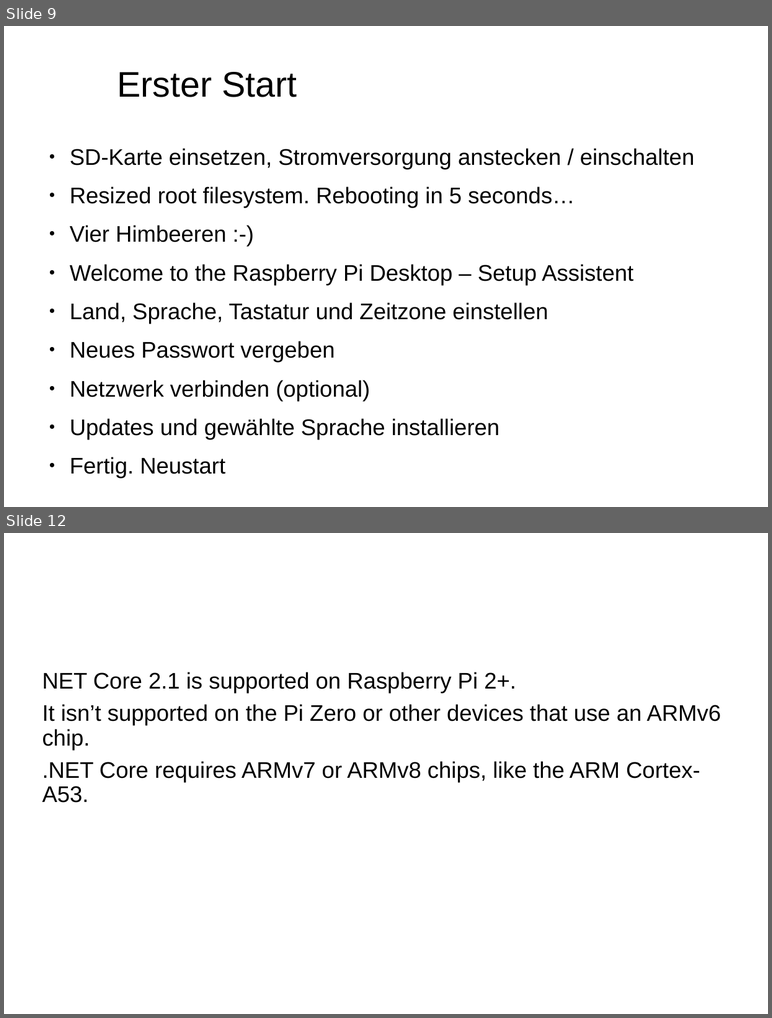
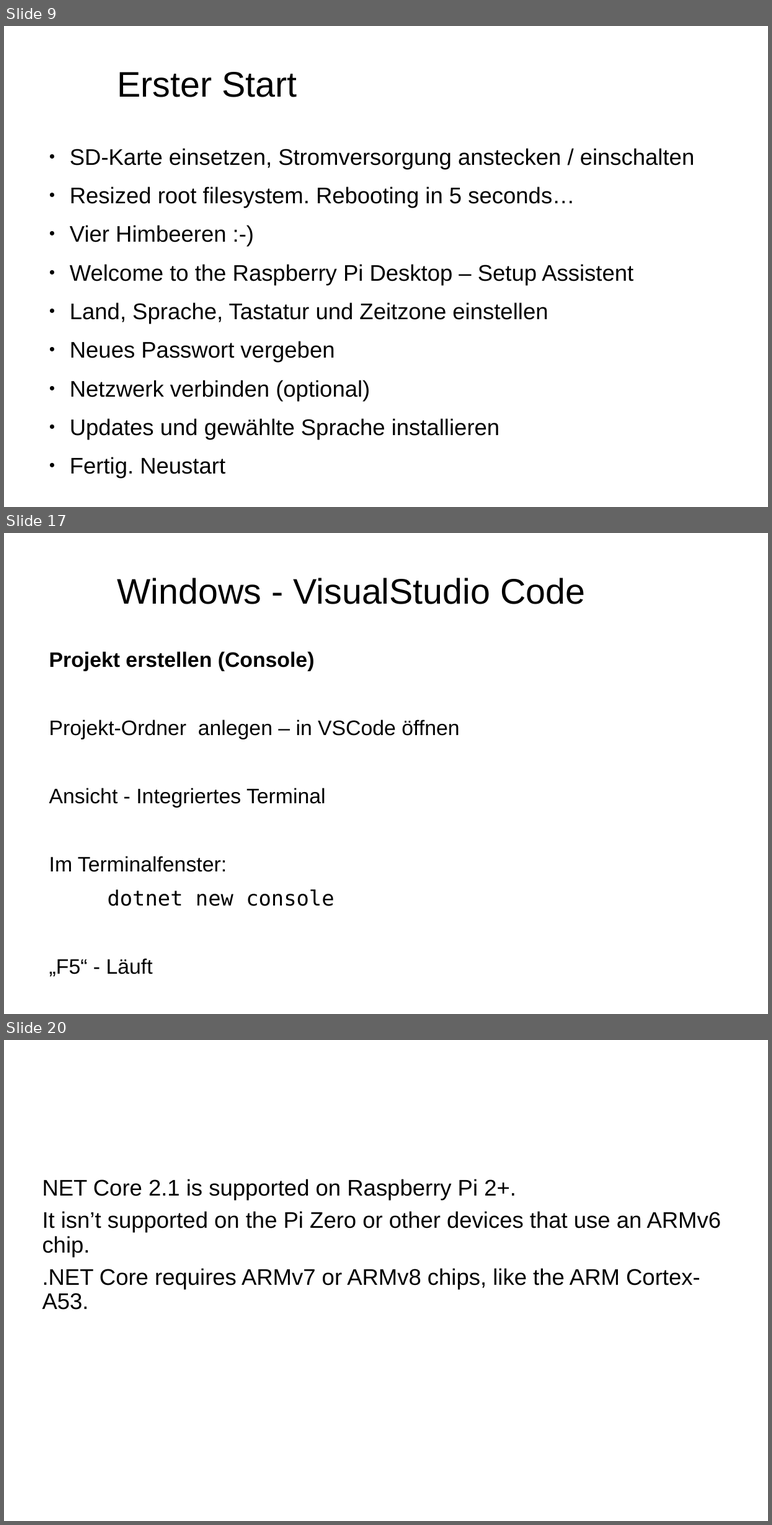
Before and after one commit to FrankPfattheicher/RaspiDotnet, a slide deck: Slides/RaspiDotnet.pptx. Shown one above the other, each under a label of ours: slides 9 and 12 before the commit, slides 9, 17 and 20 after it; the slides between them are not shown. The pictures are 772x1018 and 772x1525 pixels, drawn with LibreOffice and Linux fonts; fonts in the diff are those of the drawing; background and template pictures are left out. Boxes give left, top, right and bottom in pixels: in the first picture for what was removed or moved away, otherwise in the second. Text is boxed around its words. In the diff, an @@ line names an element or a change of style, - is before the commit and + after.

```diff
--- a/Slides/RaspiDotnet.pptx
+++ b/Slides/RaspiDotnet.pptx
@@ slide 17 added at (x1=4, y1=533, x2=768, y2=1014), background picture (left out) @@
@@ text added at (x1=117, y1=578, x2=585, y2=604), 44 pt, text #000000 @@
+Windows - VisualStudio Code
@@ text added at (x1=49, y1=651, x2=459, y2=977), 25.9 pt, text #000000 @@
+Projekt erstellen (Console)
+Projekt-Ordner anlegen – in VSCode öffnen
+Ansicht - Integriertes Terminal
+Im Terminalfenster:
+dotnet new console
+„F5“ - Läuft
@@ what was slide 12 is now slide 20 @@
```
Also in this commit, not shown: 4 slides changed, 7 other slides added, 3 other files.
